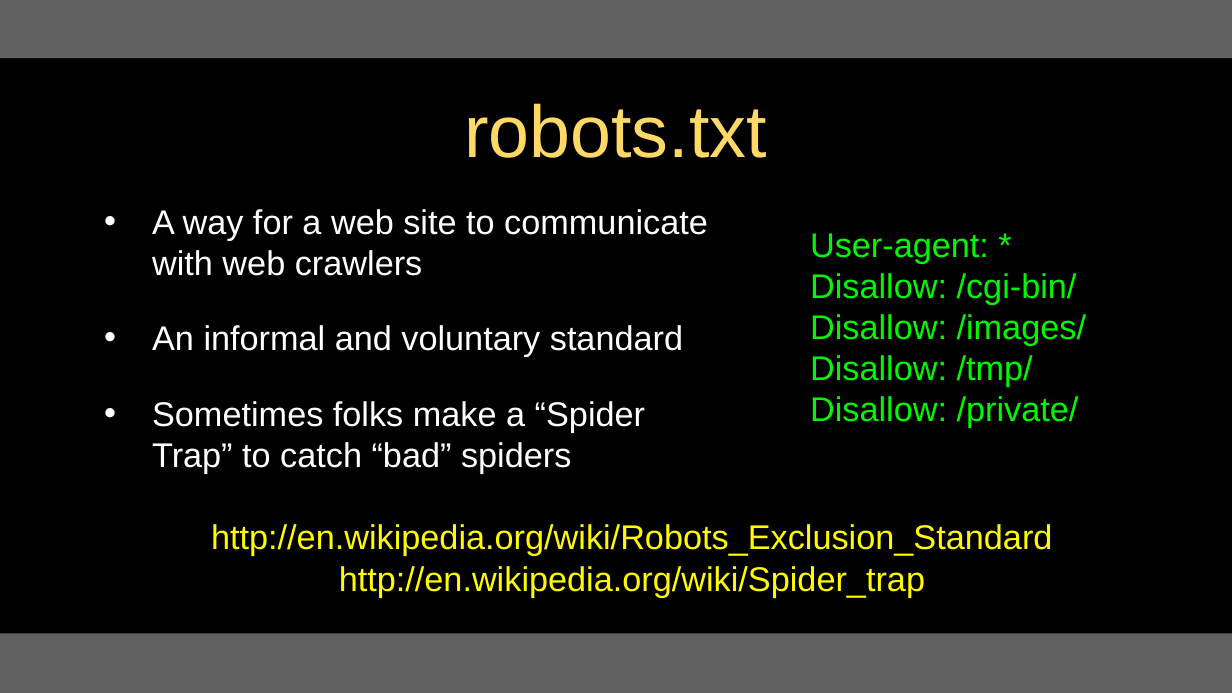
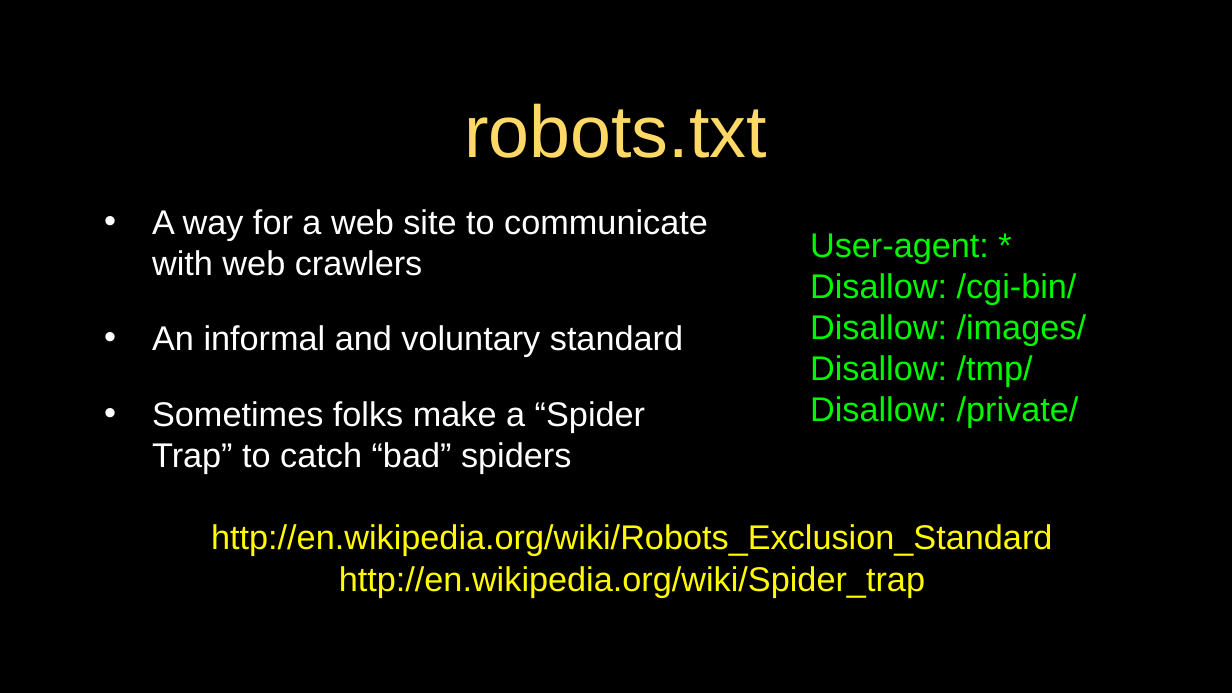
Before and after one commit to csev/py4e, a slide deck: slide 12 of lectures3/Pythonlearn-16-Data-Viz.pptx. Drawn at 1232x693 pixels with LibreOffice and Linux fonts; fonts in the diff are those of the drawing. Boxes give left, top, right and bottom in pixels: in the first picture for what was removed or moved away, otherwise in the second. Text is boxed around its words. In the diff, an @@ line names an element or a change of style, - is before the commit and + after.

```diff
--- a/lectures3/Pythonlearn-16-Data-Viz.pptx
+++ b/lectures3/Pythonlearn-16-Data-Viz.pptx
@@ rectangle removed at <box>0,0,1232,58</box> @@
@@ rectangle at <box>0,633,1232,692</box>: fill #606060 to #000000 @@
```
Also in this commit, not shown: 18 other slides changed.
